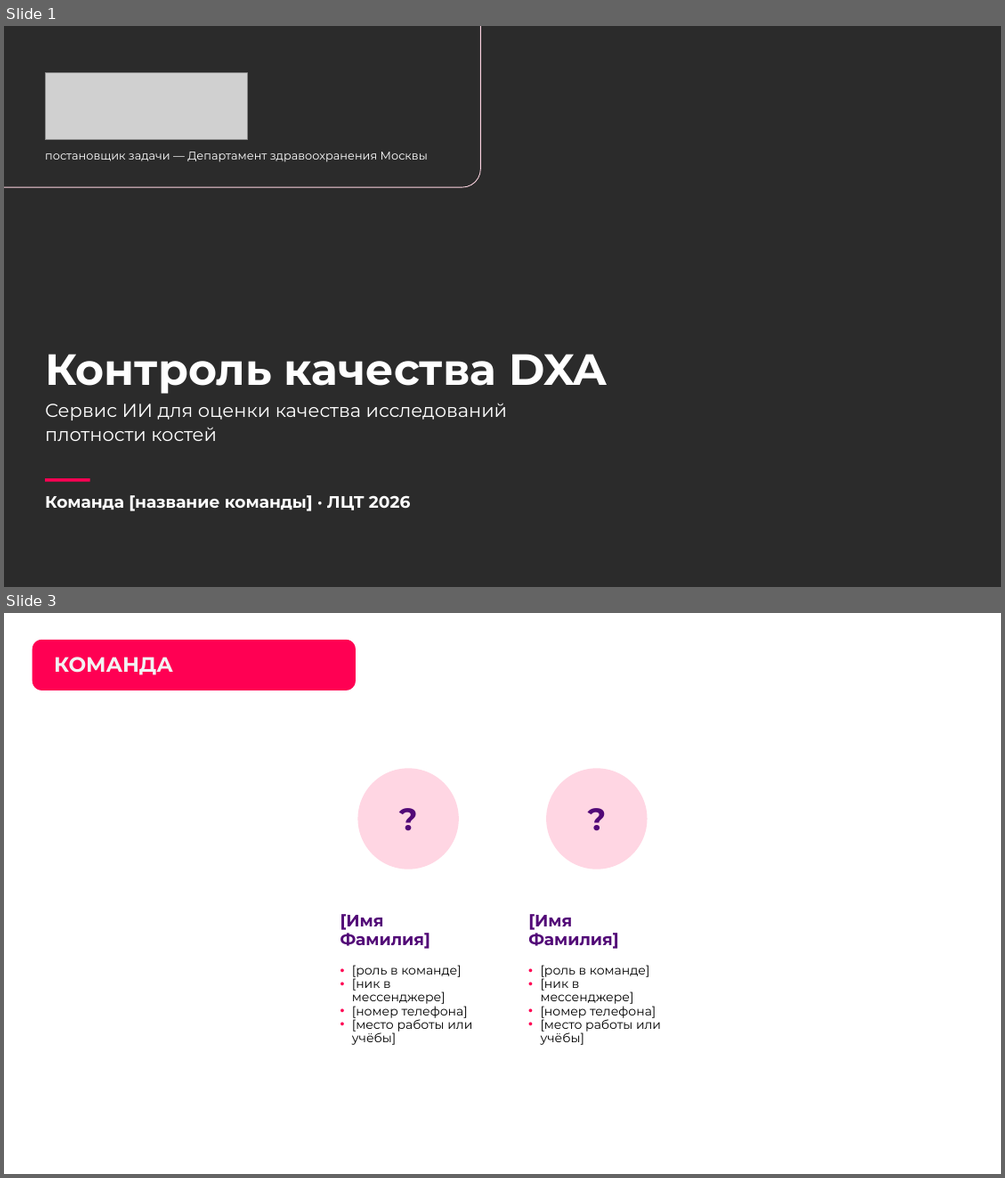
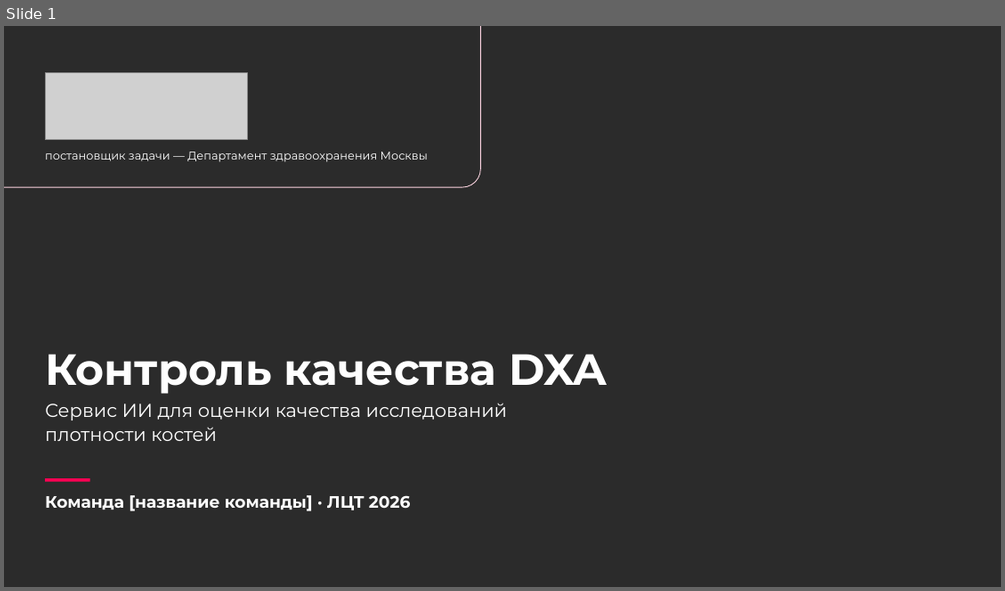
Before and after one commit to theorcos239/LCT_2026, a slide deck: docs/presentation/DXA_QC_pitch.pptx. Shown one above the other, each under a label of ours: slides 1 and 3 before the commit, slide 1 after it; the slides between them are not shown. The pictures are 1005x1178 and 1005x591 pixels, drawn with LibreOffice and Linux fonts; fonts in the diff are those of the drawing; grey boxes stand for pictures; background and template pictures are left out; a plain dark background stands for a picture behind light text. Boxes give left, top, right and bottom in pixels: in the first picture for what was removed or moved away, otherwise in the second. Text is boxed around its words. In the diff, an @@ line names an element or a change of style, - is before the commit and + after.

```diff
--- a/docs/presentation/DXA_QC_pitch.pptx
+++ b/docs/presentation/DXA_QC_pitch.pptx
@@ slide 3 removed at (4,613,1001,1174), background picture (left out) @@
@@ rounded rectangle removed at (32,639,356,690) @@
@@ title removed at (54,657,173,675) @@
-КОМАНДА
@@ rounded rectangle removed at (319,737,498,1133) @@
@@ ellipse removed at (357,769,459,869) @@
-?
@@ ellipse removed at (546,769,647,869) @@
-?
@@ text removed at (340,914,430,949) @@
-[Имя Фамилия]
@@ text removed at (528,914,618,949) @@
-[Имя Фамилия]
@@ text removed at (352,965,472,1045) @@
-• [роль в команде]
-• [ник в мессенджере]
-• [номер телефона]
-• [место работы или учёбы]
@@ text removed at (541,965,661,1045) @@
-• [роль в команде]
-• [ник в мессенджере]
-• [номер телефона]
-• [место работы или учёбы]
@@ page number removed at (938,1133,983,1163) @@
-3
```
Also in this commit, not shown: 24 slides changed, 1 slide added, 32 other files.
